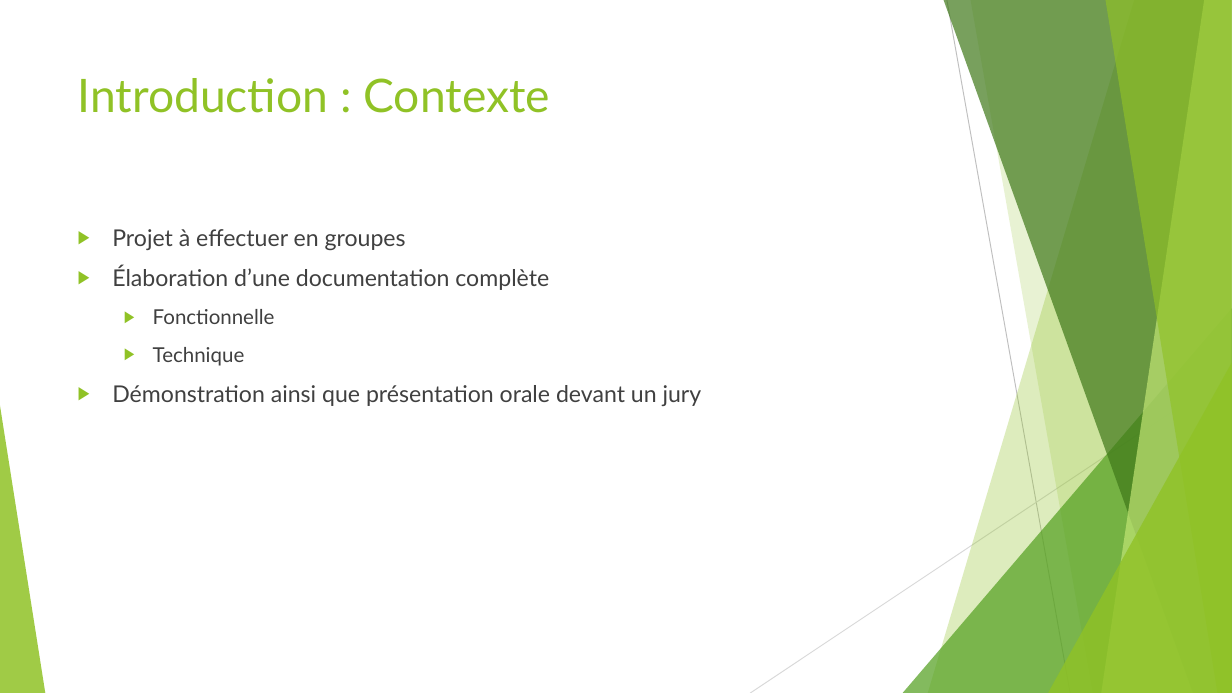
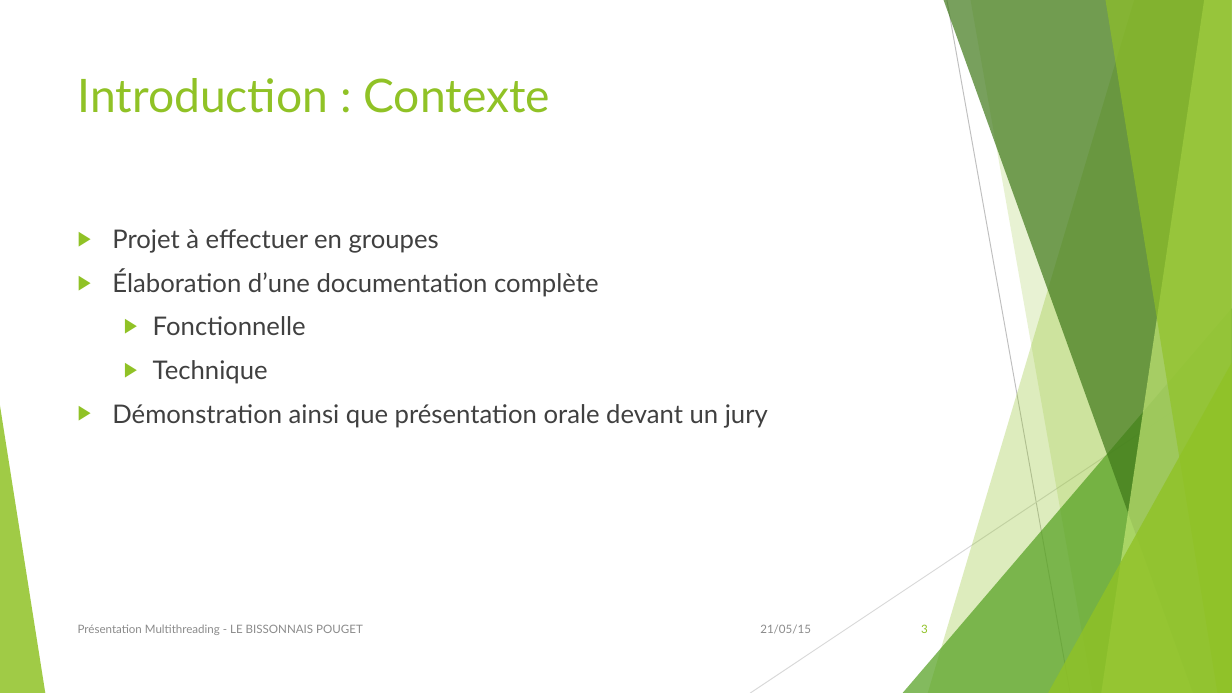
Before and after one commit to GautierLB/i4progparallele, a slide deck: slide 3 of Présentation Java multithread.pptx. Drawn at 1232x693 pixels with LibreOffice and Linux fonts; fonts in the diff are those of the drawing. Boxes give left, top, right and bottom in pixels: in the first picture for what was removed or moved away, otherwise in the second. Text is boxed around its words. In the diff, an @@ line names an element or a change of style, - is before the commit and + after.

```diff
--- a/Présentation Java multithread.pptx
+++ b/Présentation Java multithread.pptx
@@ text "Projet à effectuer en groupes" at (112,229,768,428): size 18 to 20 pt in "Projet à effectuer en groupes", "Élaboration d’une documentation complète", "Démonstration ainsi que présentation orale devant un ..."; size 16 to 20 pt in "Fonctionnelle", "Technique" @@
@@ text added at (78,624,363,635), 9 pt, text #8C8C8C @@
+Présentation Multithreading - LE BISSONNAIS POUGET
@@ text added at (760,624,811,634), 9 pt, text #8C8C8C @@
+21/05/15
@@ page number added at (921,624,928,633), 9 pt, text #90C226 @@
+3
```
Also in this commit, not shown: 11 other slides changed.
